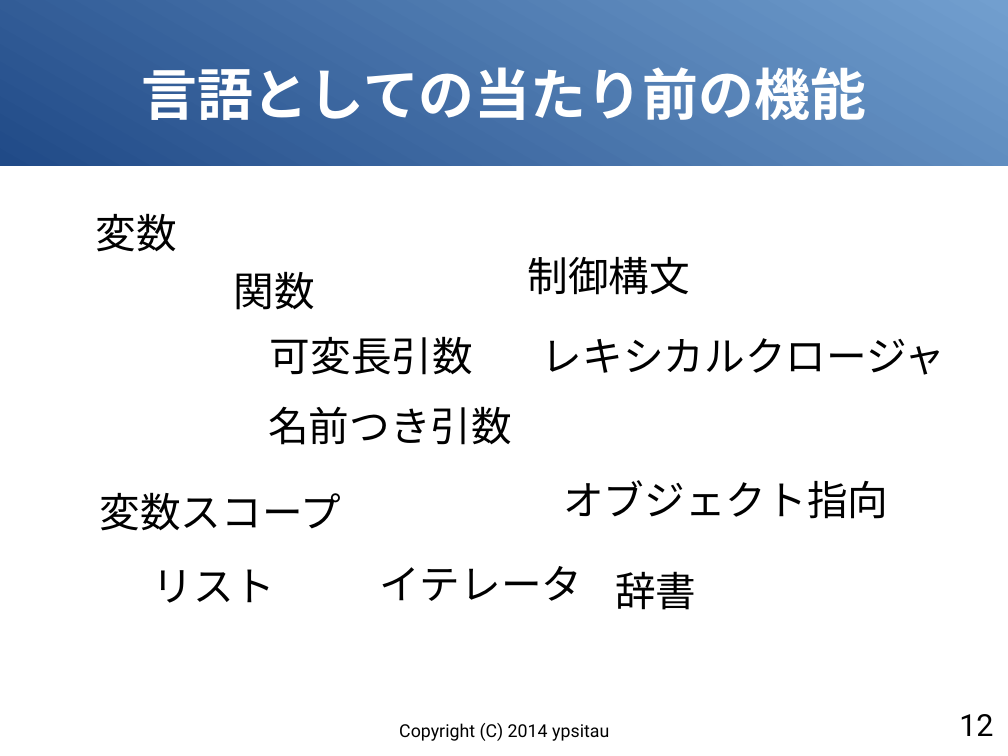
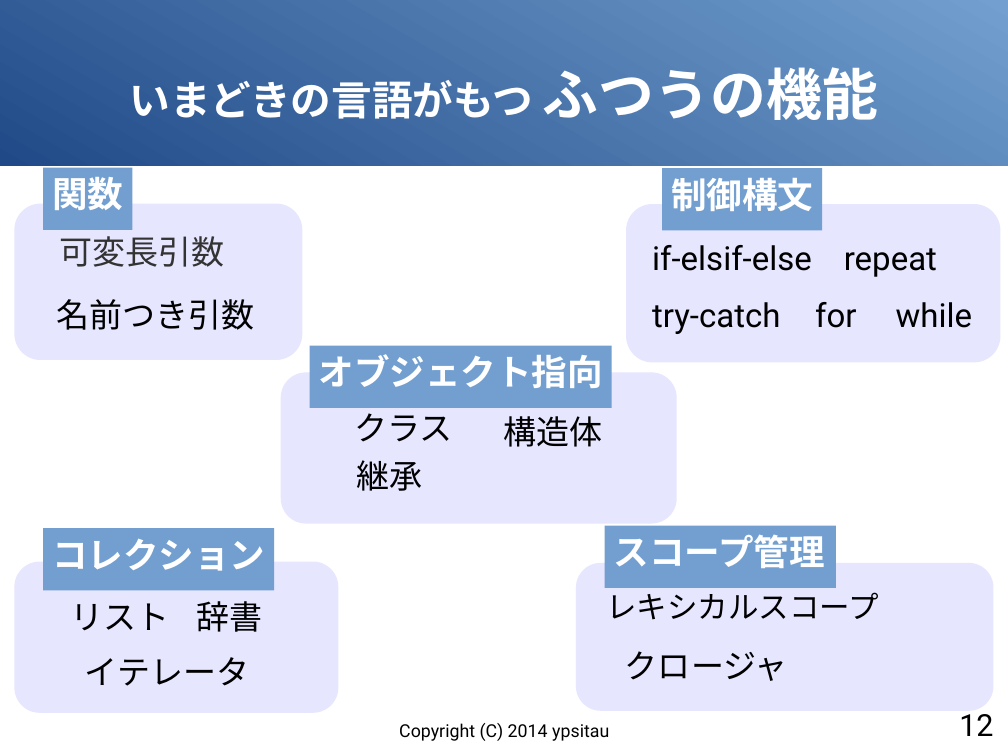
Before and after one commit to gura-lang/gura-doc, a slide deck: slide 12 of presentation/gura-introduction.odp. Drawn at 1008x756 pixels with LibreOffice and Linux fonts; fonts in the diff are those of the drawing. Boxes give left, top, right and bottom in pixels: in the first picture for what was removed or moved away, otherwise in the second. Text is boxed around its words. In the diff, an @@ line names an element or a change of style, - is before the commit and + after.

```diff
--- a/presentation/gura-introduction.odp
+++ b/presentation/gura-introduction.odp
@@ title at [130, 67, 878, 120]: text changed; size 44 to 32 pt @@
-言語としての当たり前の機能
+いまどきの言語がもつ ふつうの機能
@@ size 32 to 28 pt, text colour #000000 to #FFFFFF, bold on; fill none to #729FCF in 3 elements at [662, 168, 822, 231], [310, 346, 612, 408], [43, 167, 132, 230] @@
@@ rectangle "関数": place and size @@
-rectangle "関数" at [234, 271, 315, 310]
+rectangle "関数" at [43, 167, 132, 230]
@@ rectangle "制御構文": place and size @@
-rectangle "制御構文" at [527, 257, 690, 295]
+rectangle "制御構文" at [662, 168, 822, 231]
@@ rounded rectangle added at [15, 204, 303, 360], fill #E6E6FF @@
@@ text at [59, 236, 224, 267]: text changed; size 32 to 26 pt; text colour #000000 to #333333 @@
-変数
+可変長引数
@@ size 32 to 26 pt in 4 elements at [70, 603, 169, 631], [85, 657, 249, 686], [196, 601, 262, 632], [56, 299, 254, 330] @@
@@ text "名前つき引数": place and size @@
-text "名前つき引数" at [268, 406, 512, 445]
+text "名前つき引数" at [56, 299, 254, 330]
@@ group added at [627, 204, 1001, 362]: 5 texts, 1 rounded rectangle @@
+if-elsif-else
+try-catch
+repeat
+for
+while
@@ text removed at [270, 336, 473, 375] @@
-可変長引数
@@ rectangle "オブジェクト指向": place and size @@
-rectangle "オブジェクト指向" at [563, 480, 888, 519]
+rectangle "オブジェクト指向" at [310, 346, 612, 408]
@@ group added at [281, 372, 677, 523]: 3 texts, 1 rounded rectangle @@
+クラス
+継承
+構造体
@@ text removed at [100, 492, 341, 531] @@
-変数スコープ
@@ rectangle added at [43, 528, 274, 590], fill #729FCF, 28 pt, text #FFFFFF, bold @@
+コレクション
@@ rectangle added at [605, 526, 836, 588], fill #729FCF, 28 pt, text #FFFFFF, bold @@
+スコープ管理
@@ rounded rectangle added at [15, 562, 338, 713], fill #E6E6FF @@
@@ rounded rectangle added at [576, 563, 994, 712], fill #E6E6FF @@
@@ text "リスト": place and size @@
-text "リスト" at [153, 569, 275, 603]
+text "リスト" at [70, 603, 169, 631]
@@ text "辞書": place and size @@
-text "辞書" at [615, 571, 696, 610]
+text "辞書" at [196, 601, 262, 632]
@@ text added at [607, 587, 879, 620], 24 pt, text #000000 @@
+レキシカルスコープ
@@ text "イテレータ": place and size @@
-text "イテレータ" at [380, 566, 582, 601]
+text "イテレータ" at [85, 657, 249, 686]
@@ text at [625, 651, 788, 681]: text changed; size 32 to 26 pt @@
-レキシカルクロージャ
+クロージャ
```
Also in this commit, not shown: 6 other slides changed, 9 slides added.
